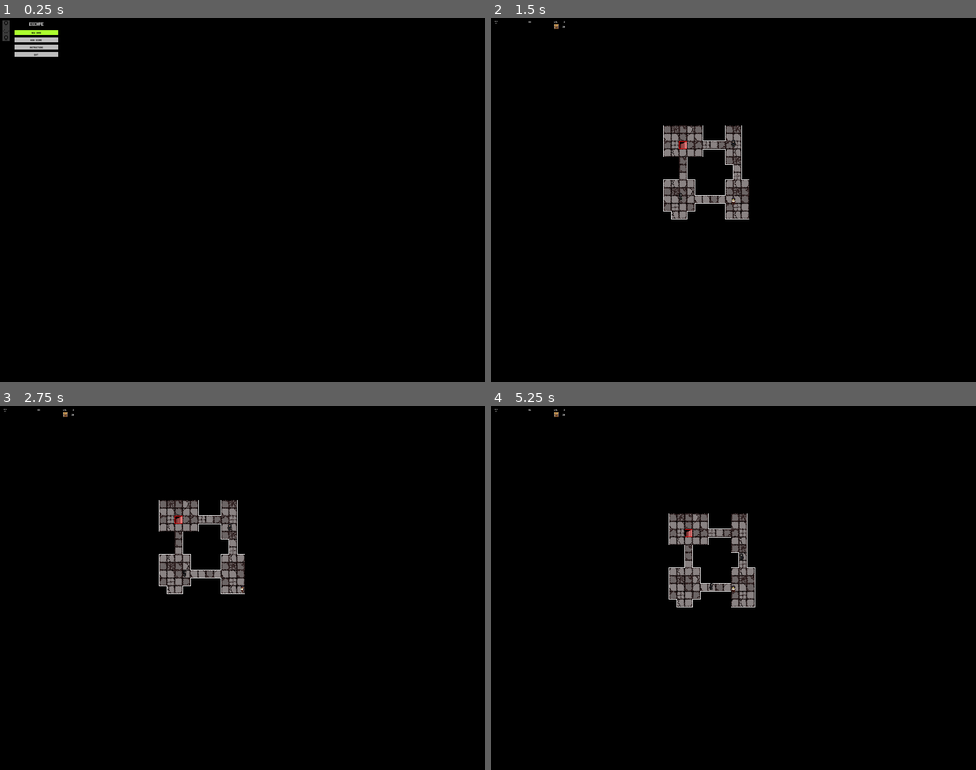
Above: before the commit, frames 1-4 (two rows, left to right).
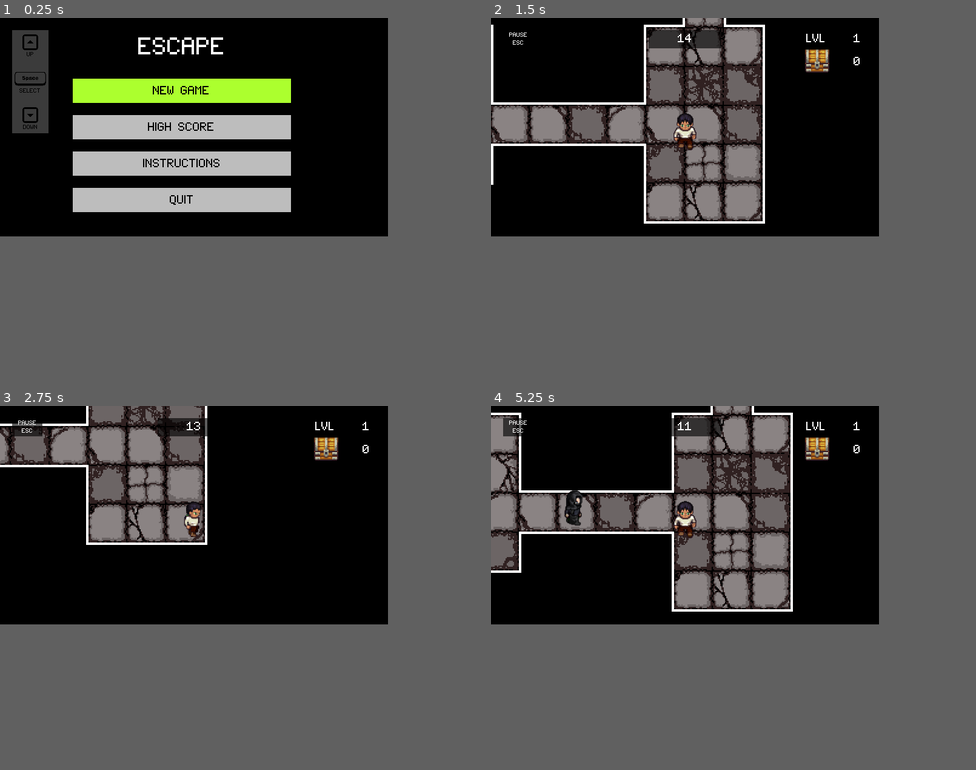
Above: after the commit, the same moments.

Repository: alittek/AC31009-Game
Game: Godot game, scene res://Scenes/StartScreen.tscn
The game is run twice, just before and just after one commit, with the same random seed, the same clock (stepped at 60 frames per second) and the same inputs. Sound files missing from this copy of the repository are replaced by a short silence.
Inputs:
- Up to frame 1 (0.25 s): no input
- Up to frame 2 (1.5 s): tap Enter at 0.5 s; hold Right (move_right) 0.53-1.28 s; hold Space (interact) 0.53-1.28 s; hold Down (move_down) from 1.28 s (still down); tap Space (interact) at 1.35 s
- Up to frame 3 (2.75 s): release Down (move_down) at 2.03 s; hold Right (move_right) from 2.03 s (still down); hold Space (interact) from 2.03 s (still down)
- Up to frame 4 (5.25 s): release Right (move_right) at 2.78 s; release Space (interact) at 2.78 s; hold Up (move_up) 2.78-3.53 s; tap Space (interact) at 2.85, 4.35 s; hold Space (interact) 3.53-4.28 s; hold Left (move_left) 3.53-5.03 s; tap Escape (menu) at 4.15 s; hold Down (move_down) from 5.03 s (still down); hold Space (interact) from 5.03 s (still down)
In our replay, the window is 800x600 before the commit and 640x360 after it. These sizes can differ from the game's own. Grey fills any space a smaller window leaves; there, only what the larger window draws over its background counts as a difference.

The runs differ from the first frame. In frame 1, 14% of the frame differs, in the area x 0-60%, y 0-54%; in frame 2, 16%; in frame 3, 13%; in frame 4, 19%, in the area x 0-76%, y 0-57%.

Commit message:
added score display in game over

Diff:
--- /dev/null
+++ b/GameOver.tscn
@@ -0,0 +1,190 @@
+[gd_scene load_steps=3 format=2]
+
+[ext_resource path="res://Font/Font.tres" type="DynamicFont" id=1]
+[ext_resource path="res://Scripts/GameOver.gd" type="Script" id=2]
+
+[node name="GameOver" type="Popup"]
+pause_mode = 2
+visible = true
+margin_right = 320.0
+margin_bottom = 180.0
+popup_exclusive = true
+script = ExtResource( 2 )
+__meta__ = {
+"_edit_use_anchors_": false
+}
+
+[node name="ColorRect" type="ColorRect" parent="."]
+margin_left = 60.0
+margin_top = 30.0
+margin_right = 260.0
+margin_bottom = 150.0
+color = Color( 0.313726, 0.313726, 0.313726, 1 )
+__meta__ = {
+"_edit_use_anchors_": false
+}
+
+[node name="Info" type="ColorRect" parent="."]
+margin_left = 70.0
+margin_top = 40.0
+margin_right = 190.0
+margin_bottom = 140.0
+__meta__ = {
+"_edit_use_anchors_": false
+}
+
+[node name="Label" type="Label" parent="Info"]
+margin_right = 120.0
+margin_bottom = 20.0
+custom_fonts/font = ExtResource( 1 )
+custom_colors/font_color = Color( 0, 0, 0, 1 )
+text = "GAME OVER"
+align = 1
+valign = 1
+__meta__ = {
+"_edit_use_anchors_": false
+}
+
+[node name="Label_level" type="Label" parent="Info"]
+margin_left = 10.0
+margin_top = 20.0
+margin_right = 70.0
+margin_bottom = 40.0
+custom_fonts/font = ExtResource( 1 )
+custom_colors/font_color = Color( 0, 0, 0, 1 )
+text = "LEVEL: "
+valign = 1
+__meta__ = {
+"_edit_use_anchors_": false
+}
+
+[node name="Label_lev" type="Label" parent="Info"]
+margin_left = 70.0
+margin_top = 20.0
+margin_right = 110.0
+margin_bottom = 40.0
+custom_fonts/font = ExtResource( 1 )
+custom_colors/font_color = Color( 0, 0, 0, 1 )
+align = 2
+valign = 1
+__meta__ = {
+"_edit_use_anchors_": false
+}
+
+[node name="Label_artifacts" type="Label" parent="Info"]
+margin_left = 10.0
+margin_top = 40.0
+margin_right = 70.0
+margin_bottom = 60.0
+custom_fonts/font = ExtResource( 1 )
+custom_colors/font_color = Color( 0, 0, 0, 1 )
+text = "ARTIFACTS: "
+valign = 1
+__meta__ = {
+"_edit_use_anchors_": false
+}
+
+[node name="Label_art" type="Label" parent="Info"]
+margin_left = 70.0
+margin_top = 40.0
+margin_right = 110.0
+margin_bottom = 60.0
+custom_fonts/font = ExtResource( 1 )
+custom_colors/font_color = Color( 0, 0, 0, 1 )
+align = 2
+valign = 1
+__meta__ = {
+"_edit_use_anchors_": false
+}
+
+[node name="Label_score2" type="Label" parent="Info"]
+margin_left = 10.0
+margin_top = 75.0
+margin_right = 70.0
+margin_bottom = 95.0
+custom_fonts/font = ExtResource( 1 )
+custom_colors/font_color = Color( 0, 0, 0, 1 )
+text = "SCORE: "
+valign = 1
+__meta__ = {
+"_edit_use_anchors_": false
+}
+
+[node name="Label_sco" type="Label" parent="Info"]
+margin_left = 55.0
+margin_top = 65.0
+margin_right = 85.0
+margin_bottom = 85.0
+rect_scale = Vector2( 2, 2 )
+custom_fonts/font = ExtResource( 1 )
+custom_colors/font_color = Color( 1, 0, 0, 1 )
+custom_colors/font_outline_modulate = Color( 0, 0, 0, 1 )
+custom_colors/font_color_shadow = Color( 0.54902, 0.513726, 0.513726, 1 )
+align = 1
+valign = 1
+__meta__ = {
+"_edit_use_anchors_": false
+}
+
+[node name="Restart" type="ColorRect" parent="."]
+margin_left = 200.0
+margin_top = 50.0
+margin_right = 250.0
+margin_bottom = 70.0
+__meta__ = {
+"_edit_use_anchors_": false
+}
+
+[node name="Label" type="Label" parent="Restart"]
+margin_right = 50.0
+margin_bottom = 20.0
+custom_fonts/font = ExtResource( 1 )
+custom_colors/font_color = Color( 0, 0, 0, 1 )
+text = "RESTART"
+align = 1
+valign = 1
+__meta__ = {
+"_edit_use_anchors_": false
+}
+
+[node name="Menu" type="ColorRect" parent="."]
+margin_left = 200.0
+margin_top = 80.0
+margin_right = 250.0
+margin_bottom = 100.0
+__meta__ = {
+"_edit_use_anchors_": false
+}
+
+[node name="Label" type="Label" parent="Menu"]
+margin_right = 50.0
+margin_bottom = 20.0
+custom_fonts/font = ExtResource( 1 )
+custom_colors/font_color = Color( 0, 0, 0, 1 )
+text = "MENU"
+align = 1
+valign = 1
+__meta__ = {
+"_edit_use_anchors_": false
+}
+
+[node name="Quit" type="ColorRect" parent="."]
+margin_left = 200.0
+margin_top = 110.0
+margin_right = 250.0
+margin_bottom = 130.0
+__meta__ = {
+"_edit_use_anchors_": false
+}
+
+[node name="Label" type="Label" parent="Quit"]
+margin_right = 50.0
+margin_bottom = 20.0
+custom_fonts/font = ExtResource( 1 )
+custom_colors/font_color = Color( 0, 0, 0, 1 )
+text = "QUIT"
+align = 1
+valign = 1
+__meta__ = {
+"_edit_use_anchors_": false
+}
--- a/Scenes/GUI.tscn
+++ b/Scenes/GUI.tscn
@@ -3,7 +3,7 @@
 [ext_resource path="res://Font/Font.tres" type="DynamicFont" id=1]
 [ext_resource path="res://Scenes/MenuPopup.tscn" type="PackedScene" id=2]
 [ext_resource path="res://Scripts/LevelUI.gd" type="Script" id=3]
-[ext_resource path="res://Scripts/GameOver.gd" type="Script" id=4]
+[ext_resource path="res://GameOver.tscn" type="PackedScene" id=4]
 [ext_resource path="res://TileMap/TreasureChests.png" type="Texture" id=5]
 
 [node name="GUI" type="CanvasLayer"]
@@ -113,159 +113,4 @@
 
 [node name="MenuPopup1" parent="." instance=ExtResource( 2 )]
 
-[node name="GameOver" type="Popup" parent="."]
-pause_mode = 2
-visible = true
-margin_right = 40.0
-margin_bottom = 40.0
-popup_exclusive = true
-script = ExtResource( 4 )
-__meta__ = {
-"_edit_use_anchors_": false
-}
-
-[node name="ColorRect" type="ColorRect" parent="GameOver"]
-margin_left = 60.0
-margin_top = 40.0
-margin_right = 260.0
-margin_bottom = 140.0
-color = Color( 0.313726, 0.313726, 0.313726, 1 )
-__meta__ = {
-"_edit_use_anchors_": false
-}
-
-[node name="Info" type="ColorRect" parent="GameOver"]
-margin_left = 70.0
-margin_top = 50.0
-margin_right = 190.0
-margin_bottom = 130.0
-__meta__ = {
-"_edit_use_anchors_": false
-}
-
-[node name="Label" type="Label" parent="GameOver/Info"]
-margin_right = 120.0
-margin_bottom = 20.0
-custom_fonts/font = ExtResource( 1 )
-custom_colors/font_color = Color( 0, 0, 0, 1 )
-text = "GAME OVER"
-align = 1
-valign = 1
-__meta__ = {
-"_edit_use_anchors_": false
-}
-
-[node name="Label_level" type="Label" parent="GameOver/Info"]
-margin_left = 10.0
-margin_top = 30.0
-margin_right = 70.0
-margin_bottom = 50.0
-custom_fonts/font = ExtResource( 1 )
-custom_colors/font_color = Color( 0, 0, 0, 1 )
-text = "LEVEL: "
-valign = 1
-__meta__ = {
-"_edit_use_anchors_": false
-}
-
-[node name="Label_lev" type="Label" parent="GameOver/Info"]
-margin_left = 70.0
-margin_top = 30.0
-margin_right = 110.0
-margin_bottom = 50.0
-custom_fonts/font = ExtResource( 1 )
-custom_colors/font_color = Color( 0, 0, 0, 1 )
-align = 2
-valign = 1
-__meta__ = {
-"_edit_use_anchors_": false
-}
-
-[node name="Label_artifacts" type="Label" parent="GameOver/Info"]
-margin_left = 10.0
-margin_top = 60.0
-margin_right = 70.0
-margin_bottom = 80.0
-custom_fonts/font = ExtResource( 1 )
-custom_colors/font_color = Color( 0, 0, 0, 1 )
-text = "ARTIFACTS: "
-valign = 1
-__meta__ = {
-"_edit_use_anchors_": false
-}
-
-[node name="Label_art" type="Label" parent="GameOver/Info"]
-margin_left = 70.0
-margin_top = 60.0
-margin_right = 110.0
-margin_bottom = 80.0
-custom_fonts/font = ExtResource( 1 )
-custom_colors/font_color = Color( 0, 0, 0, 1 )
-align = 2
-valign = 1
-__meta__ = {
-"_edit_use_anchors_": false
-}
-
-[node name="Restart" type="ColorRect" parent="GameOver"]
-margin_left = 200.0
-margin_top = 50.0
-margin_right = 250.0
-margin_bottom = 70.0
-__meta__ = {
-"_edit_use_anchors_": false
-}
-
-[node name="Label" type="Label" parent="GameOver/Restart"]
-margin_right = 50.0
-margin_bottom = 20.0
-custom_fonts/font = ExtResource( 1 )
-custom_colors/font_color = Color( 0, 0, 0, 1 )
-text = "RESTART"
-align = 1
-valign = 1
-__meta__ = {
-"_edit_use_anchors_": false
-}
-
-[node name="Menu" type="ColorRect" parent="GameOver"]
-margin_left = 200.0
-margin_top = 80.0
-margin_right = 250.0
-margin_bottom = 100.0
-__meta__ = {
-"_edit_use_anchors_": false
-}
-
-[node name="Label" type="Label" parent="GameOver/Menu"]
-margin_right = 50.0
-margin_bottom = 20.0
-custom_fonts/font = ExtResource( 1 )
-custom_colors/font_color = Color( 0, 0, 0, 1 )
-text = "MENU"
-align = 1
-valign = 1
-__meta__ = {
-"_edit_use_anchors_": false
-}
-
-[node name="Quit" type="ColorRect" parent="GameOver"]
-margin_left = 200.0
-margin_top = 110.0
-margin_right = 250.0
-margin_bottom = 130.0
-__meta__ = {
-"_edit_use_anchors_": false
-}
-
-[node name="Label" type="Label" parent="GameOver/Quit"]
-margin_right = 50.0
-margin_bottom = 20.0
-custom_fonts/font = ExtResource( 1 )
-custom_colors/font_color = Color( 0, 0, 0, 1 )
-text = "QUIT"
-align = 1
-valign = 1
-__meta__ = {
-"_edit_use_anchors_": false
-}
+[node name="GameOver" parent="." instance=ExtResource( 4 )]
--- a/Scripts/GameOver.gd
+++ b/Scripts/GameOver.gd
@@ -2,6 +2,7 @@
 
 onready var finalLevel : Label = get_node("Info/Label_lev")
 onready var finalArt : Label = get_node("Info/Label_art")
+onready var finalScore : Label = get_node("Info/Label_sco")
 
 var file = load("res://Scripts/FileSystem.gd").new()
 onready var world = get_tree().root.get_node("WorldMap")
@@ -35,6 +36,10 @@
 func update_level_text():
 	finalLevel.text = str(Global.level)
 
+# upfdate the score text
+func update_score_text(newScore):
+	finalScore.text = str(newScore)
+
 # get the total number of artifacts in the game so far
 func calc_totalAtrifacts(x):
 	if x == 1 or x == 0:
@@ -50,10 +55,10 @@
 	selected_menu = 0
 	change_menu_color()
 	# updates the final score label
+	set_highscore()
 	update_artNb_text()
 	update_level_text()
 
-	set_highscore()
 	# display gameover screen
 	popup()
 
@@ -61,6 +66,7 @@
 func set_highscore():
 	var score = Global.level * Global.artifacts
 	file.save_score(score)
+	update_score_text(score)
 	file.free()
 
 # input in manu handled
--- a/Scripts/World.gd
+++ b/Scripts/World.gd
@@ -13,7 +13,7 @@
 var steps = Global.steps
 var level = Global.level
 var time = Global.timer
-var enemies = Global.enemies
+#var enemies = Global.enemies
 
 # max sizes for world
 var xSize = 60
@@ -38,7 +38,7 @@
 	add_child(timer)
 	timer.start()
 	# generate level maze
-	generate_Level_Walker(steps)
+	generate_level(steps)
 
 # update timer text constantly
 func _process(delta):
@@ -46,7 +46,7 @@
 
 # inspired by https://github.com/uheartbeast/walker-level-gen
 #
-func generate_Level_Walker(newSteps):
+func generate_level(newSteps):
 	steps = newSteps
 	var generator = Generator.new(Vector2(xSize/2, ySize/2), borders)
 	var map = generator.walk(steps)
@@ -120,7 +120,7 @@
 	Global.set_steps(steps+20)
 	Global.set_level(level+1)
 	Global.set_timer(timer.get_time_left()+(level*3))
-	Global.set_enemies(enemies+1)
+	#Global.set_enemies(enemies+1)
 	timer.free()
 	queue_free()
 	Transition.change_stage("res://Scenes/Map.tscn")
--- a/Scripts/global.gd
+++ b/Scripts/global.gd
@@ -11,10 +11,10 @@
 
 func set_values():
 	steps = 60
-	level = 2
-	artifacts = 20
-	timer = 65
-	enemies = 0
+	level = 1
+	artifacts = 0
+	timer = 15
+	#enemies = 0
 
 func set_steps(newSteps):
 	steps = newSteps
@@ -28,5 +28,5 @@
 func set_timer(newTimer):
 	timer = newTimer
 
-func set_enemies(newEnemies):
-	enemies = newEnemies
+#func set_enemies(newEnemies):
+#	enemies = newEnemies
--- a/project.godot
+++ b/project.godot
@@ -31,8 +31,8 @@
 
 [display]
 
-window/size/width=2000
-window/size/height=1500
+window/size/width=320
+window/size/height=180
 window/size/test_width=1024
 window/size/test_height=600
 window/stretch/mode="2d"
